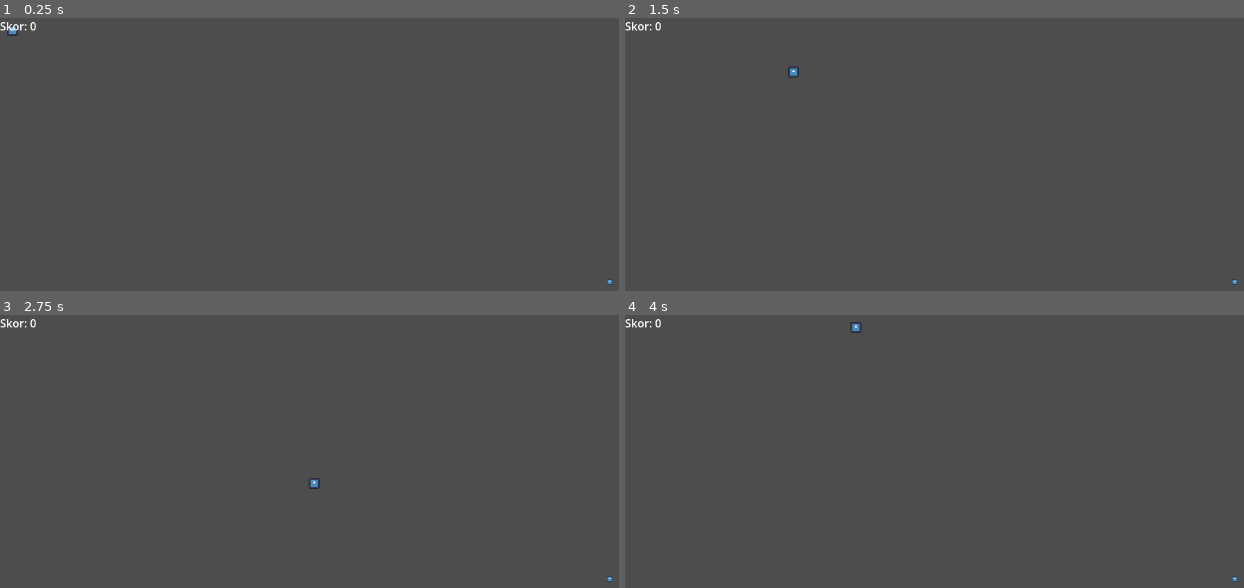
Above: before the commit, frames 1-4 (two rows, left to right).
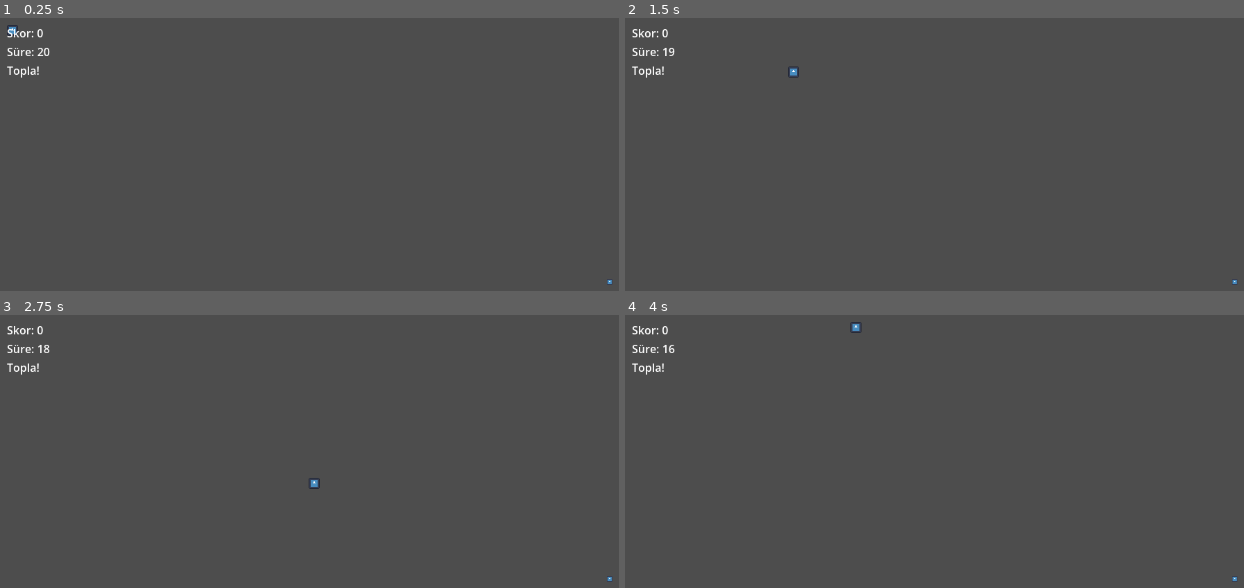
Above: after the commit, the same moments.

Repository: kilicaslanyusuf/week-01-button-test
Game: Godot game, scene res://collector_game.tscn
Two runs of this game, one before a commit and one after it. Both use one fixed random seed, a clock stepped at 60 frames per second and the inputs below. This scene is started directly instead of the project's main scene. The engine's default icon, where the game draws it, is replaced by a stand-in: a white triangle on a blue panel in a dark square.
Inputs:
- Up to frame 1 (0.25 s): no input
- Up to frame 2 (1.5 s): tap Enter (ui_accept) at 0.5, 0.6, 0.77, 1.07, 1.35 s; hold Right (ui_right) 0.53-1.28 s; hold Down (ui_down) from 1.28 s (still down)
- Up to frame 3 (2.75 s): tap Enter (ui_accept) at 1.52, 1.82, 2, 2.1 s; release Down (ui_down) at 2.03 s; hold Right (ui_right) from 2.03 s (still down)
- Up to frame 4 (4 s): tap Enter (ui_accept) at 2.75, 2.85, 3.02, 3.32, 3.6, 3.77 s; release Right (ui_right) at 2.78 s; hold Up (ui_up) 2.78-3.53 s; hold Left (ui_left) from 3.53 s (still down)

The runs differ from the first frame. In frame 1, 0.4% of the frame differs, in the area x 0-9%, y 1-22%; in frame 2, 0.4%; in frame 3, 0.4%; in frame 4, 0.4%.

Commit message:
Add timer and restart flow to collector game

Diff:
--- a/collector_game.tscn
+++ b/collector_game.tscn
@@ -15,10 +15,25 @@
 
 [node name="CanvasLayer" type="CanvasLayer" parent="." unique_id=4040931]
 
-[node name="ScoreLabel" type="Label" parent="CanvasLayer" unique_id=546341840]
-offset_right = 40.0
-offset_bottom = 23.0
+[node name="UIBox" type="VBoxContainer" parent="CanvasLayer" unique_id=1755845479]
+offset_left = 10.0
+offset_top = 10.0
+offset_right = 72.0
+offset_bottom = 87.0
+
+[node name="ScoreLabel" type="Label" parent="CanvasLayer/UIBox" unique_id=546341840]
+layout_mode = 2
 text = "Skor : 0"
+
+[node name="TimeLabel" type="Label" parent="CanvasLayer/UIBox" unique_id=139017501]
+layout_mode = 2
+text = "Süre: 20"
+
+[node name="StatusLabel" type="Label" parent="CanvasLayer/UIBox" unique_id=1597379407]
+layout_mode = 2
+text = "Topla!"
+
+[node name="GameTimer" type="Timer" parent="." unique_id=2077921762]
 
 [node name="Player" type="CharacterBody2D" parent="." unique_id=86132533]
 script = ExtResource("1_86kap")
@@ -40,4 +55,5 @@
 position = Vector2(543, 248)
 shape = SubResource("CircleShape2D_sjvmx")
 
+[connection signal="timeout" from="GameTimer" to="." method="_on_game_timer_timeout"]
 [connection signal="body_entered" from="Collectible" to="." method="_on_collectible_body_entered"]
--- a/game.gd
+++ b/game.gd
@@ -1,22 +1,41 @@
 extends Node2D
 
 var score := 0
+var time_left := 20
+var game_active := true
+
 var rng := RandomNumberGenerator.new()
 
-@onready var score_label = $CanvasLayer/ScoreLabel
+@onready var score_label = $CanvasLayer/UIBox/ScoreLabel
+@onready var time_label = $CanvasLayer/UIBox/TimeLabel
+@onready var status_label = $CanvasLayer/UIBox/StatusLabel
 @onready var player = $Player
 @onready var collectible = $Collectible
+@onready var game_timer = $GameTimer
 
 func _ready():
 	rng.randomize()
+	start_new_game()
+
+func start_new_game():
+	score = 0
+	time_left = 20
+	game_active = true
+	status_label.text = "Topla!"
 	update_ui()
 	move_collectible()
+	game_timer.start()
 
 func _physics_process(_delta):
-	check_collect()
+	if game_active:
+		check_collect()
+
+	if Input.is_action_just_pressed("ui_accept") and not game_active:
+		start_new_game()
 
 func update_ui():
 	score_label.text = "Skor: %d" % score
+	time_label.text = "Süre: %d" % time_left
 
 func move_collectible():
 	var size = get_viewport_rect().size
@@ -30,3 +49,18 @@
 		score += 1
 		update_ui()
 		move_collectible()
+
+func _on_game_timer_timeout():
+	if not game_active:
+		return
+
+	time_left -= 1
+	update_ui()
+
+	if time_left <= 0:
+		finish_game()
+
+func finish_game():
+	game_active = false
+	game_timer.stop()
+	status_label.text = "Süre doldu! Enter ile yeniden başlat."
